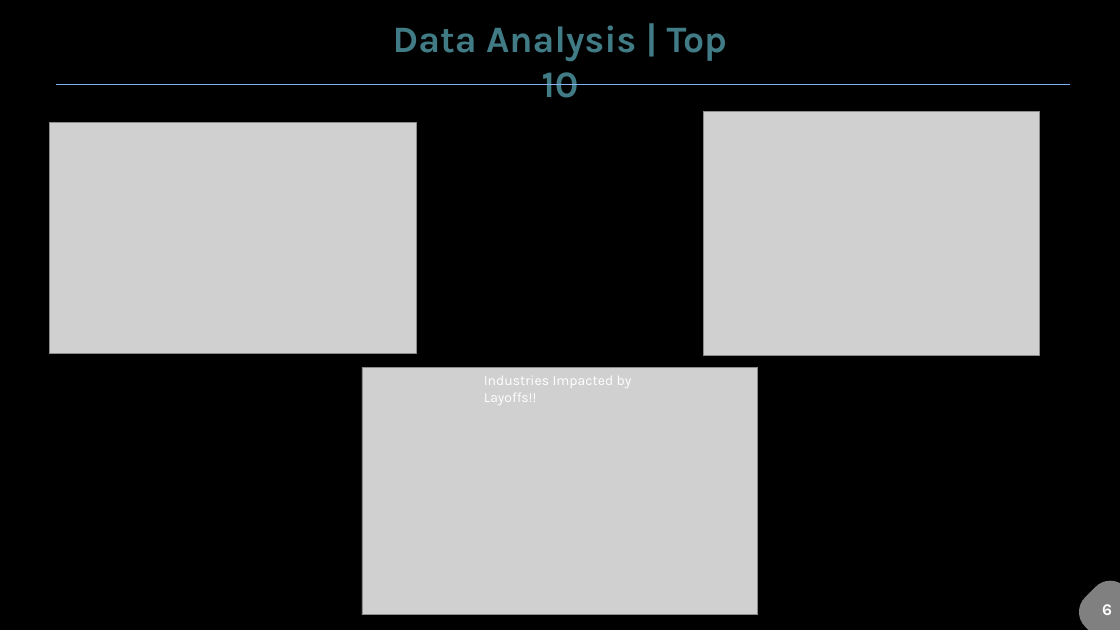
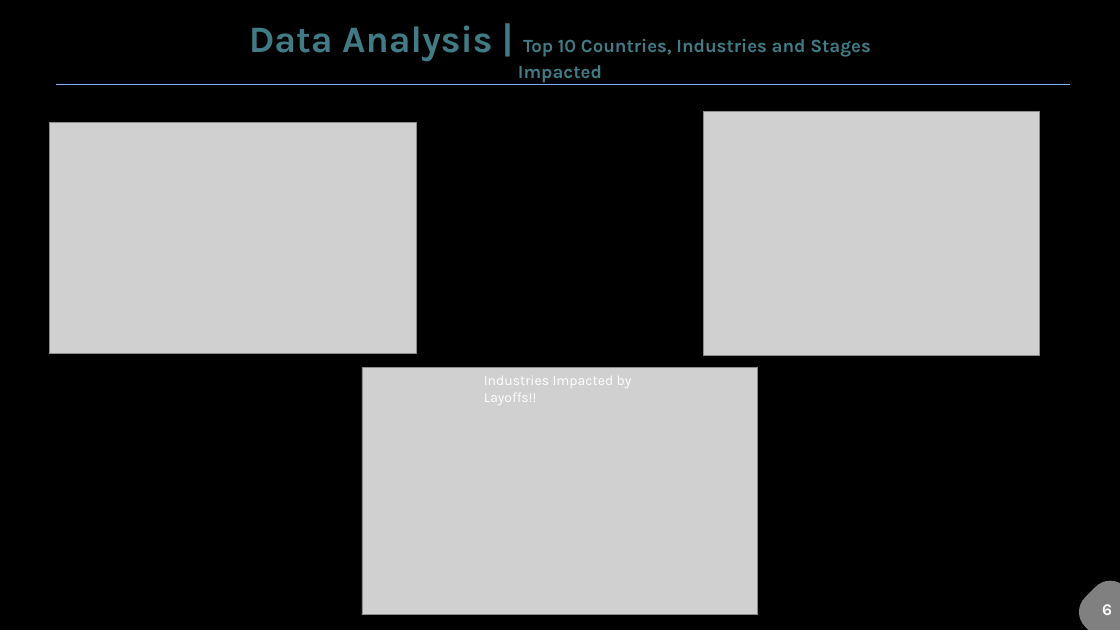
Before and after one commit to nidhi0684/Project1-Layoffs-Analysis, a slide deck: slide 6 of NidhiOjha-Project1-Covid19_Layoffs.pptx. Drawn at 1120x630 pixels with LibreOffice and Linux fonts; fonts in the diff are those of the drawing; grey boxes stand for pictures. Boxes give left, top, right and bottom in pixels: in the first picture for what was removed or moved away, otherwise in the second. Text is boxed around its words. In the diff, an @@ line names an element or a change of style, - is before the commit and + after.

```diff
--- a/NidhiOjha-Project1-Covid19_Layoffs.pptx
+++ b/NidhiOjha-Project1-Covid19_Layoffs.pptx
@@ text at bbox=[249, 25, 871, 83]: text changed; size 32 to 16 pt @@
-Data Analysis | Top 10
+Data Analysis | Top 10 Countries, Industries and Stages Impacted
```
Also in this commit, not shown: 4 other slides changed.
